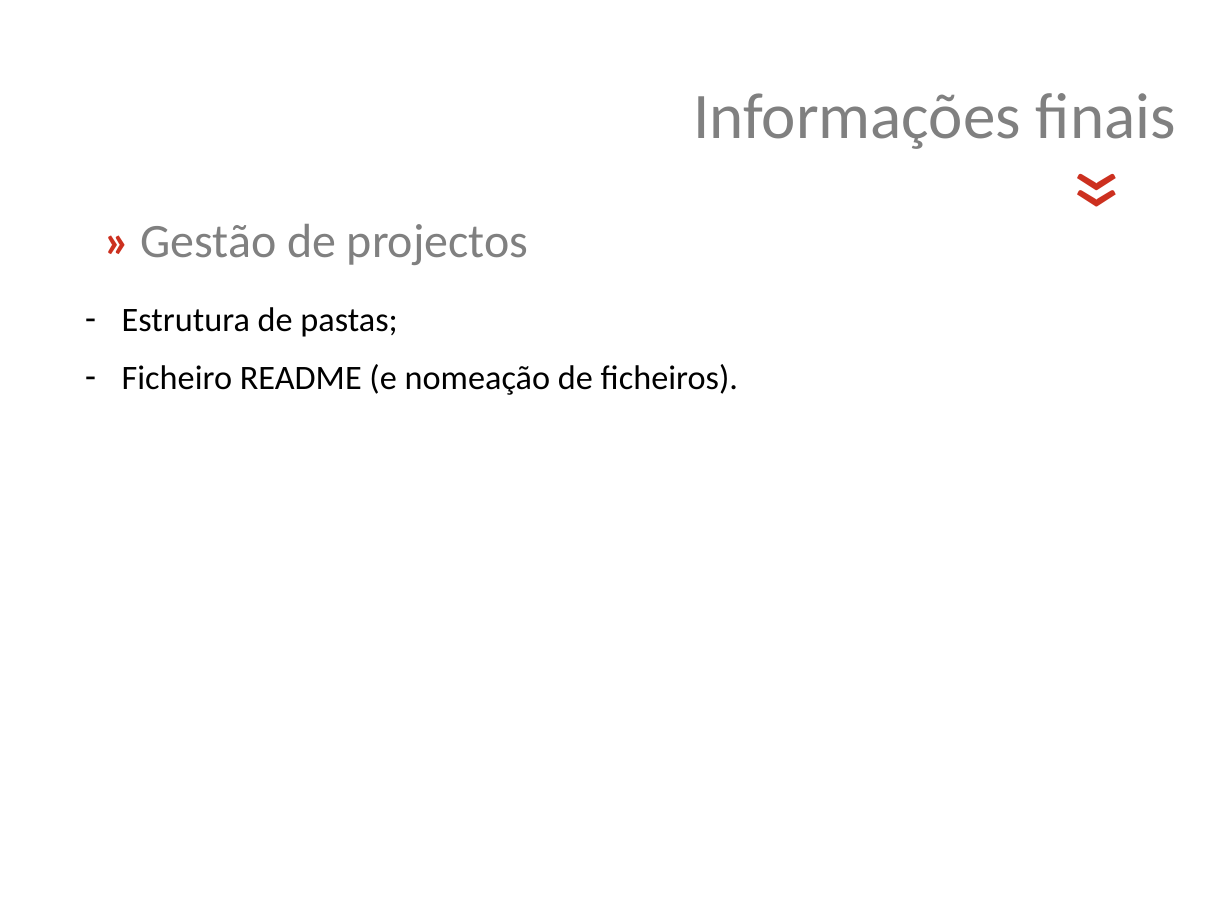
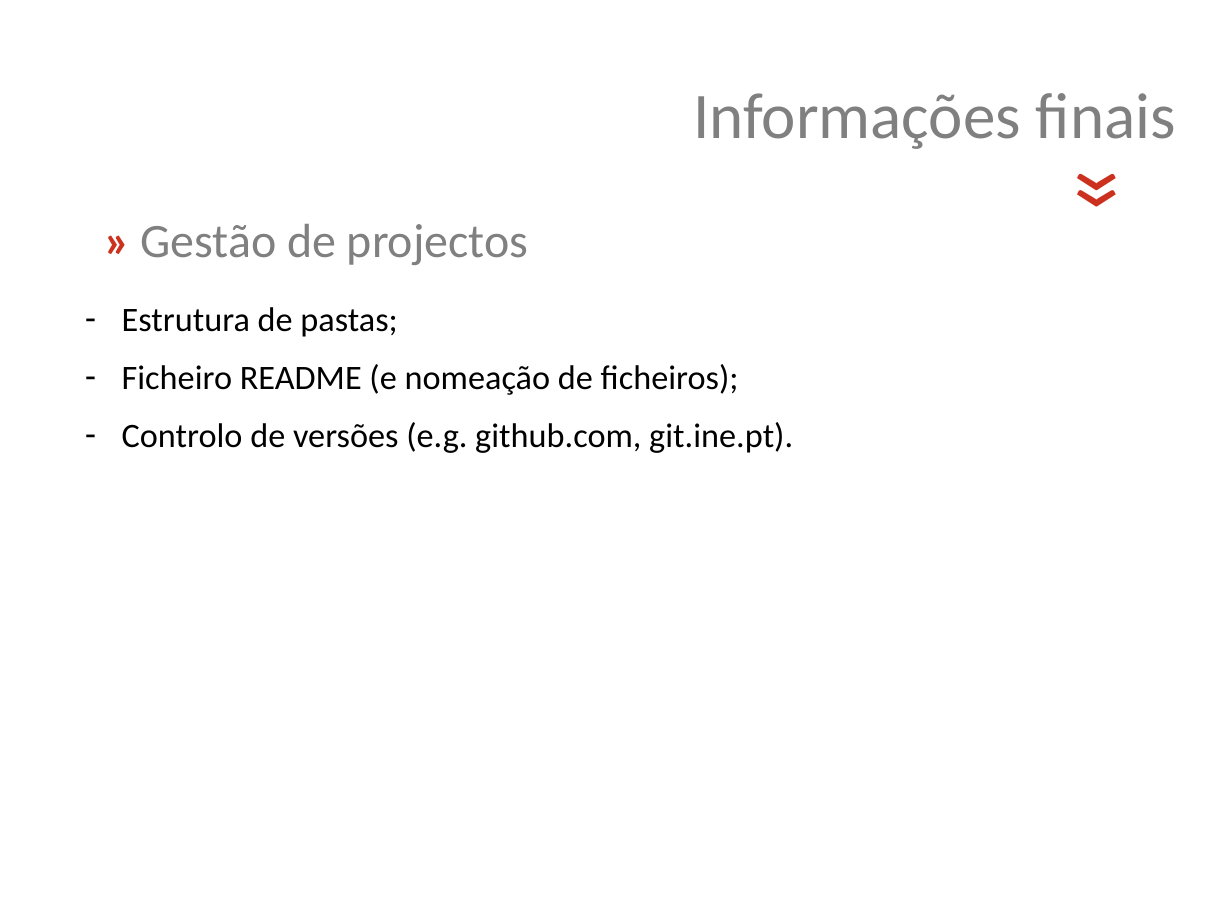
Before and after one commit to jsollari/DSR-II2024, a slide deck: slide 38 of docs/DSR-II2024_JL_slides.pptx (slide 30 before the commit). Drawn at 1232x924 pixels with LibreOffice and Linux fonts; fonts in the diff are those of the drawing; background and template pictures are left out. Boxes give left, top, right and bottom in pixels: in the first picture for what was removed or moved away, otherwise in the second. Text is boxed around its words. In the diff, an @@ line names an element or a change of style, - is before the commit and + after.

```diff
--- a/docs/DSR-II2024_JL_slides.pptx
+++ b/docs/DSR-II2024_JL_slides.pptx
@@ text at [122, 364, 793, 453]: text changed @@
-– Ficheiro README (e nomeação de ficheiros).
+– Ficheiro README (e nomeação de ficheiros);
+– Controlo de versões (e.g. github.com, git.ine.pt).
```
Also in this commit, not shown: 10 other slides changed, 9 slides added, 35 other files.
